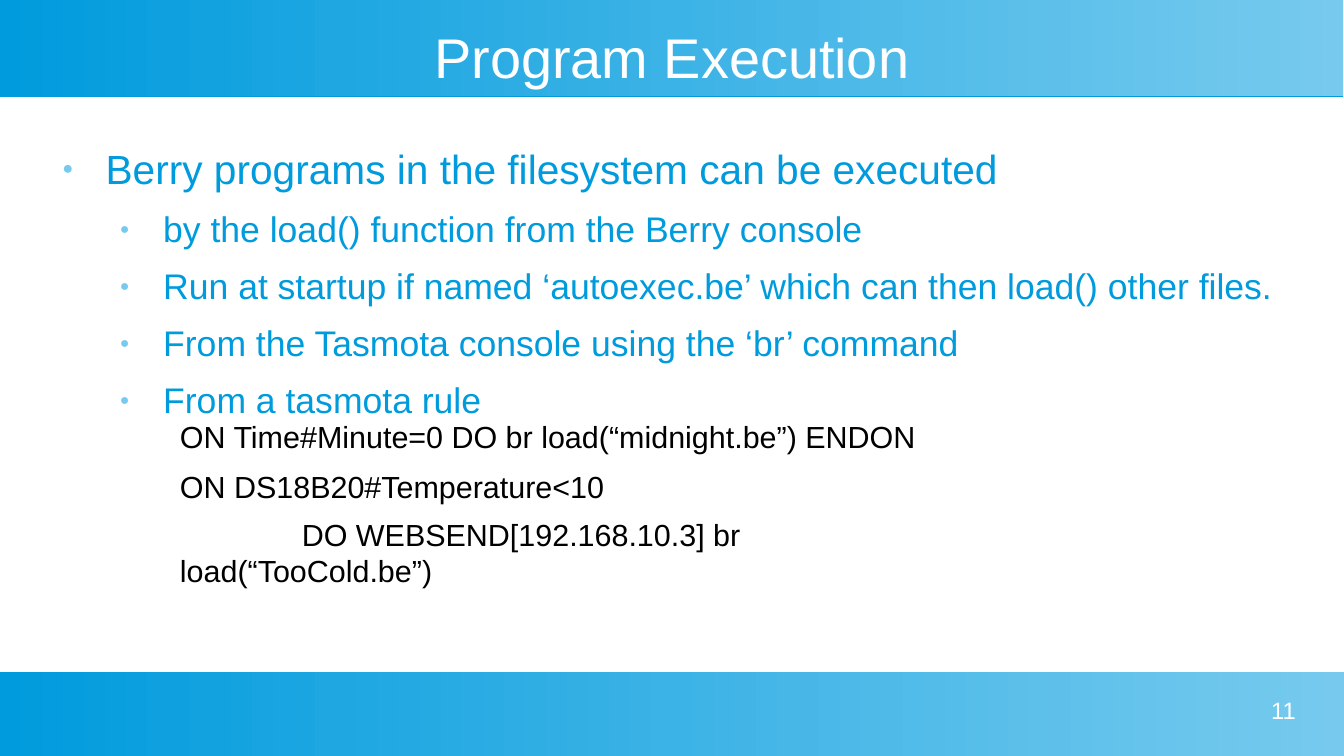
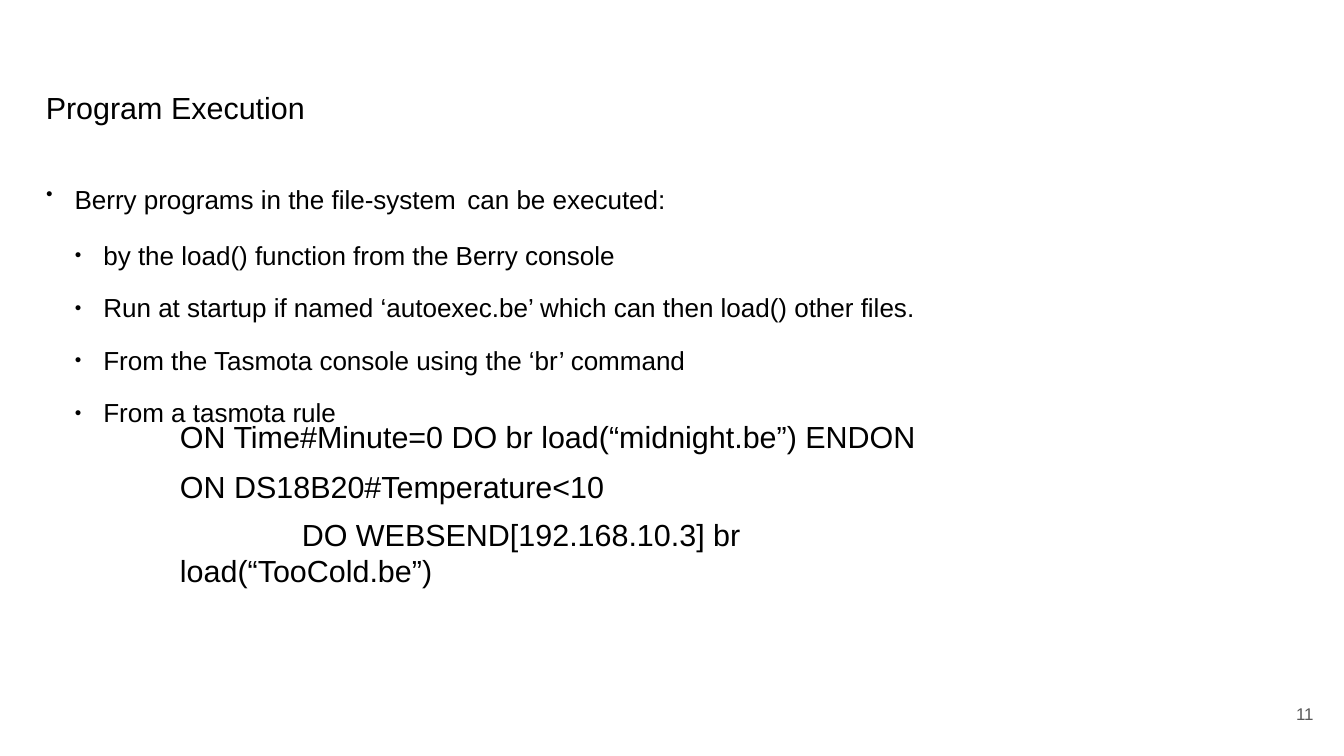
Before and after one commit to darrylb123/EO2024, a slide deck: slide 11 of EO2024-Tasmota+Berry.odp. Drawn at 1344x756 pixels with LibreOffice and Linux fonts; fonts in the diff are those of the drawing; background and template pictures are left out. Boxes give left, top, right and bottom in pixels: in the first picture for what was removed or moved away, otherwise in the second. Text is boxed around its words. In the diff, an @@ line names an element or a change of style, - is before the commit and + after.

```diff
--- a/EO2024-Tasmota+Berry.odp
+++ b/EO2024-Tasmota+Berry.odp
@@ rectangle removed at <box>0,0,1344,96</box> @@
@@ title "Program Execution": place and size @@
-title "Program Execution" at <box>434,37,909,88</box>
+title "Program Execution" at <box>46,97,305,125</box>
@@ title "Program Execution" at <box>46,97,305,125</box>: size 33 to 18 pt, text colour #FFFFFF to #000000; alignment centre to left @@
@@ text "Berry programs in the file-system ...": place and size @@
-text "Berry programs in the file-system ..." at <box>106,154,1272,414</box>
+text "Berry programs in the file-system ..." at <box>75,190,914,428</box>
@@ text at <box>75,190,666,215</box>: text changed; size 24 to 15.4 pt; text colour #009BDD to #000000 @@
-● Berry programs in the filesystem can be executed
+● Berry programs in the file-system can be executed:
@@ text at <box>103,246,914,428</box>: size 21 to 15.4 pt, text colour #009BDD to #000000 in "by the load() function from the Berry ...", "Run at startup if named ‘autoexec.be’ which ...", "From the Tasmota console using the ‘br’ ...", "From a tasmota rule"; indent changed; more space between paragraphs; bullet colour #77CAEE to #000000 @@
@@ rectangle removed at <box>0,672,1344,756</box> @@
@@ page number: place and size @@
-page number at <box>1271,702,1296,719</box>
+page number at <box>1296,708,1314,720</box>
@@ page number at <box>1296,708,1314,720</box>: size 14 to 10 pt, text colour #FFFFFF to #595959; vertical alignment top to middle @@
```
Also in this commit, not shown: 19 other slides changed.
